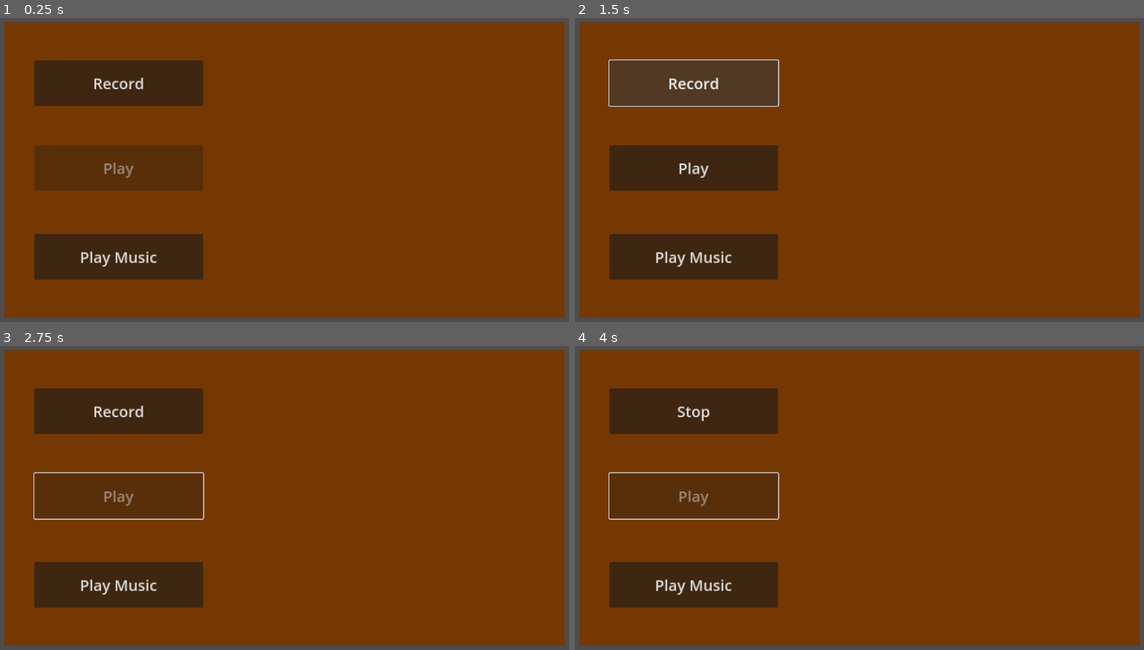
Above: before the commit, frames 1-4 (two rows, left to right).
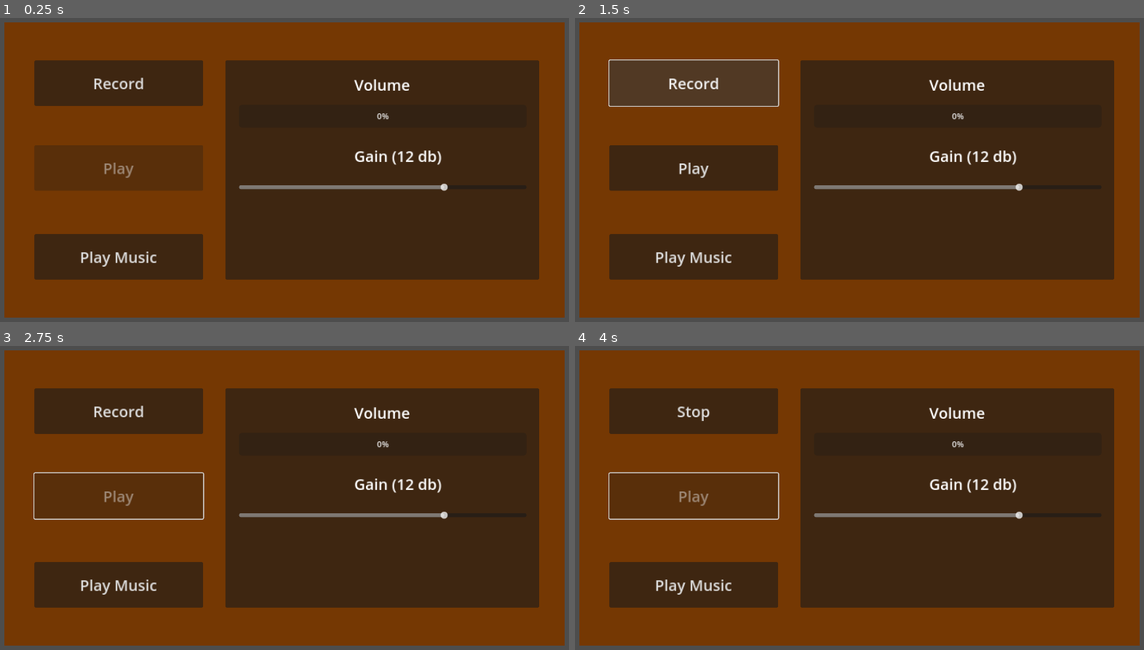
Above: after the commit, the same moments.

Repository: thepetertessier/mic-playground
Game: Godot game, scene res://scenes/main.tscn
Same seed, same stepped clock (60 frames per second), same inputs: the game is played once before the commit and once after it. Sound files missing from this copy of the repository are replaced by a short silence.
Inputs:
- Up to frame 1 (0.25 s): no input
- Up to frame 2 (1.5 s): click "Record" at 0.5 s; click "Stop" at 1.25 s
- Up to frame 3 (2.75 s): click "Play" at 2 s
- Up to frame 4 (4 s): click "Record" at 2.75 s; click "Play" at 3.5 s

The runs differ from the first frame. In frame 1, 40% of the frame differs, in the area x 39-95%, y 13-87%; in frame 2, 40%; in frame 3, 40%; in frame 4, 40%.

Commit message:
Live feedback with volume control

Diff:
--- a/default_bus_layout.tres
+++ b/default_bus_layout.tres
@@ -1,7 +1,10 @@
-[gd_resource type="AudioBusLayout" load_steps=2 format=3 uid="uid://0ey510i76r8m"]
+[gd_resource type="AudioBusLayout" load_steps=3 format=3 uid="uid://0ey510i76r8m"]
 
 [sub_resource type="AudioEffectRecord" id="AudioEffectRecord_vloua"]
 resource_name = "Record"
+
+[sub_resource type="AudioEffectLimiter" id="AudioEffectLimiter_kpwvp"]
+resource_name = "Limiter"
 
 [resource]
 bus/1/name = &"Output"
@@ -14,10 +17,12 @@
 bus/2/solo = false
 bus/2/mute = false
 bus/2/bypass_fx = false
-bus/2/volume_db = 0.0
+bus/2/volume_db = 5.72225
 bus/2/send = &"Output"
 bus/2/effect/0/effect = SubResource("AudioEffectRecord_vloua")
 bus/2/effect/0/enabled = true
+bus/2/effect/1/effect = SubResource("AudioEffectLimiter_kpwvp")
+bus/2/effect/1/enabled = true
 bus/3/name = &"Music"
 bus/3/solo = false
 bus/3/mute = false
--- a/scenes/main.tscn
+++ b/scenes/main.tscn
@@ -1,7 +1,8 @@
-[gd_scene load_steps=6 format=3 uid="uid://dm3udpiypre75"]
+[gd_scene load_steps=7 format=3 uid="uid://dm3udpiypre75"]
 
 [ext_resource type="Script" path="res://scripts/content.gd" id="1_iy4pf"]
 [ext_resource type="AudioStream" uid="uid://clxutibcfmk78" path="res://assets/Stick The Landing - Everet Almond.mp3" id="2_b71pl"]
+[ext_resource type="Script" path="res://scripts/live_feedback.gd" id="3_phf6l"]
 
 [sub_resource type="StyleBoxFlat" id="StyleBoxFlat_bsfbm"]
 bg_color = Color(0.457264, 0.21975, 0.0140963, 1)
@@ -44,6 +45,7 @@
 script = ExtResource("1_iy4pf")
 
 [node name="MicInput" type="AudioStreamPlayer" parent="Content"]
+unique_name_in_owner = true
 stream = SubResource("AudioStreamMicrophone_omc0h")
 autoplay = true
 bus = &"Record"
@@ -98,7 +100,58 @@
 [node name="Line2D" type="Line2D" parent="Content"]
 position = Vector2(474, 286)
 
+[node name="LiveFeedback" type="Panel" parent="Content"]
+layout_mode = 1
+anchors_preset = 6
+anchor_left = 1.0
+anchor_top = 0.5
+anchor_right = 1.0
+anchor_bottom = 0.5
+offset_left = -671.0
+offset_top = -217.0
+offset_right = -50.0
+offset_bottom = 217.0
+grow_horizontal = 0
+grow_vertical = 2
+script = ExtResource("3_phf6l")
+
+[node name="VolumeLabel" type="Label" parent="Content/LiveFeedback"]
+layout_mode = 0
+offset_left = 255.0
+offset_top = 27.0
+offset_right = 365.0
+offset_bottom = 69.0
+theme_override_font_sizes/font_size = 30
+text = "Volume"
+
+[node name="VolumeBar" type="ProgressBar" parent="Content/LiveFeedback"]
+layout_mode = 0
+offset_left = 27.0
+offset_top = 88.0
+offset_right = 596.0
+offset_bottom = 133.0
+value = 25.0
+
+[node name="GainLabel" type="Label" parent="Content/LiveFeedback"]
+layout_mode = 0
+offset_left = 255.0
+offset_top = 168.0
+offset_right = 365.0
+offset_bottom = 210.0
+theme_override_font_sizes/font_size = 30
+text = "Gain (0 db)"
+horizontal_alignment = 1
+
+[node name="GainSlider" type="HSlider" parent="Content/LiveFeedback"]
+layout_mode = 0
+offset_left = 27.0
+offset_top = 229.0
+offset_right = 596.0
+offset_bottom = 274.0
+value = 72.0
+
 [connection signal="finished" from="Content/Output" to="Content" method="_on_output_finished"]
 [connection signal="pressed" from="Content/RecordButton" to="Content" method="_on_record_button_pressed"]
 [connection signal="pressed" from="Content/PlayButton" to="Content" method="_on_play_button_pressed"]
 [connection signal="pressed" from="Content/MusicButton" to="Content" method="_on_music_button_pressed"]
+[connection signal="drag_ended" from="Content/LiveFeedback/GainSlider" to="Content/LiveFeedback" method="_on_gain_slider_drag_ended"]
--- /dev/null
+++ b/scripts/live_feedback.gd
@@ -0,0 +1,30 @@
+extends Panel
+
+var record_bus_index: int
+
+@onready var volume_bar: ProgressBar = $VolumeBar
+@onready var gain_slider: HSlider = $GainSlider
+@onready var mic_input: AudioStreamPlayer = %MicInput
+@onready var gain_label: Label = $GainLabel
+
+@export var min_db := -60.0   # Minimum gain at 0% slider
+@export var max_db := 24.0    # Maximum gain at 100% slider
+
+var slope: float
+
+func _ready() -> void:
+	record_bus_index = AudioServer.get_bus_index("Record")
+	slope = (max_db - min_db) / 100
+	_on_gain_slider_drag_ended(false)
+
+# Called every frame. 'delta' is the elapsed time since the previous frame.
+func _process(delta: float) -> void:
+	var sample = AudioServer.get_bus_peak_volume_left_db(record_bus_index, 0)
+	var linear_sample = db_to_linear(sample) * 100
+
+	volume_bar.value = linear_sample
+
+func _on_gain_slider_drag_ended(value_changed: bool) -> void:
+	var gain_db = (linear_to_db(gain_slider.value/100)+5)*6
+	mic_input.volume_db = gain_db
+	gain_label.text = "Gain (%d db)" % gain_db
